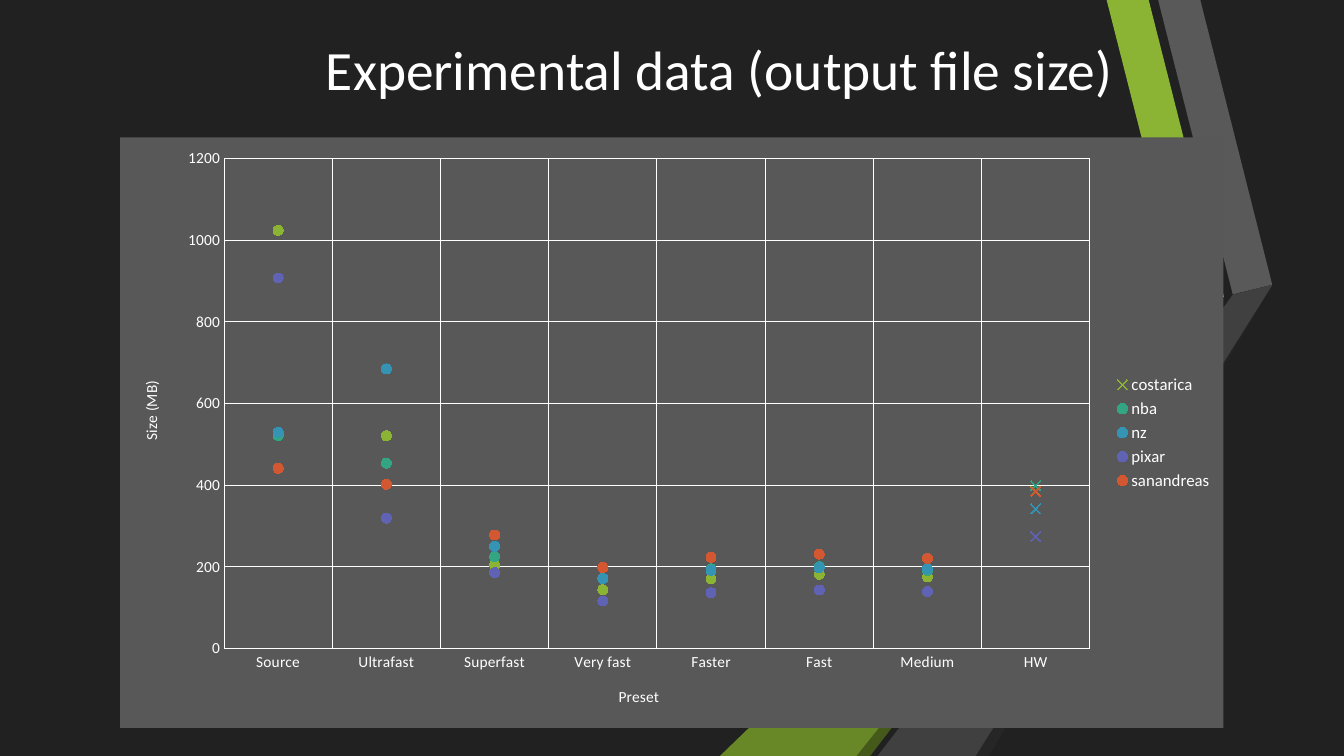
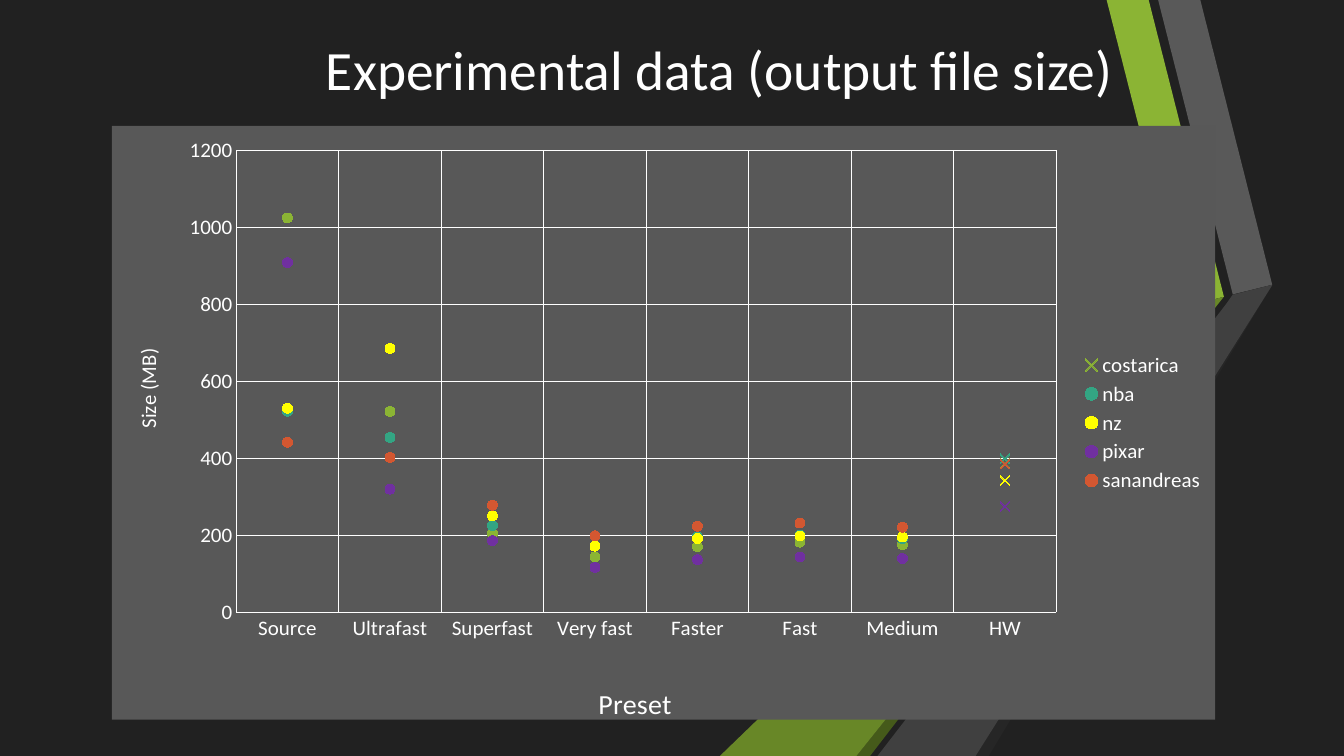
Before and after one commit to Rijndael99/encoding_bench, a slide deck: slide 16 of presentation.pptx. Drawn at 1344x756 pixels with LibreOffice and Linux fonts; fonts in the diff are those of the drawing. Boxes give left, top, right and bottom in pixels: in the first picture for what was removed or moved away, otherwise in the second. Text is boxed around its words. In the diff, an @@ line names an element or a change of style, - is before the commit and + after.

```diff
--- a/presentation.pptx
+++ b/presentation.pptx
@@ line chart at (112, 126, 1216, 731) @@
@@ legend changed @@
@@ category axis changed @@
@@ value axis changed @@
@@ lettering changed @@
@@ line chart: place and size @@
-line chart at (120, 137, 1224, 728)
+line chart at (112, 126, 1216, 731)
```
Also in this commit, not shown: 4 other slides changed, 2 slides added.
